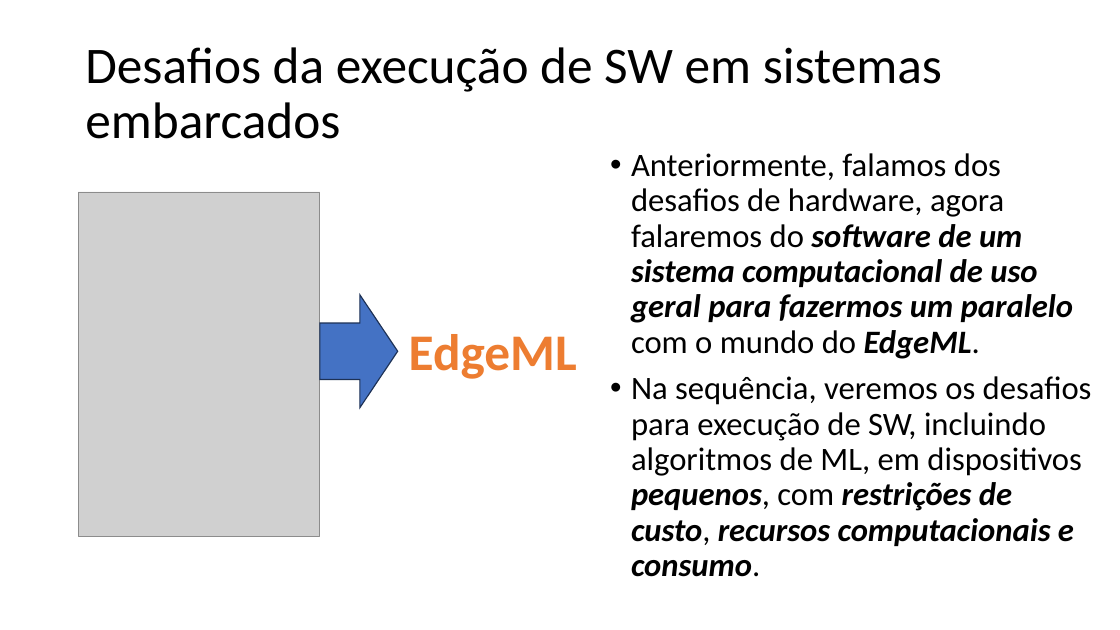
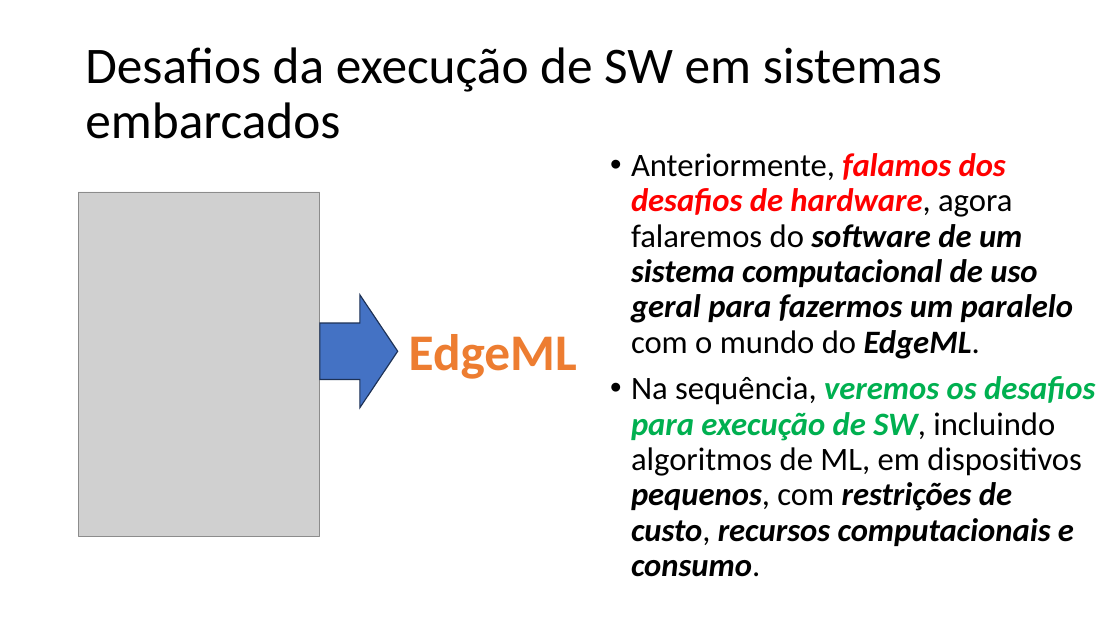
Before and after one commit to zz4fap/tp557-iot-ml, a slide deck: slide 30 of slides/TP557_2_Desafios_do_TinyML_sistemas_embarcados.pptx. Drawn at 1120x630 pixels with LibreOffice and Linux fonts; fonts in the diff are those of the drawing; grey boxes stand for pictures. Boxes give left, top, right and bottom in pixels: in the first picture for what was removed or moved away, otherwise in the second. Text is boxed around its words. In the diff, an @@ line names an element or a change of style, - is before the commit and + after.

```diff
--- a/slides/TP557_2_Desafios_do_TinyML_sistemas_embarcados.pptx
+++ b/slides/TP557_2_Desafios_do_TinyML_sistemas_embarcados.pptx
@@ text "Anteriormente, falamos dos desafios de ..." at bbox=[631, 153, 1095, 577]: text colour #000000 to #FF0000 in "falamos dos desafios de hardware,"; bold on, italic on in "falamos dos desafios de hardware,", "veremos os desafios para execução de SW,"; text colour #000000 to #00B050 in "veremos os desafios para execução de SW," @@
```
Also in this commit, not shown: 9 other slides changed, 1 other file.
